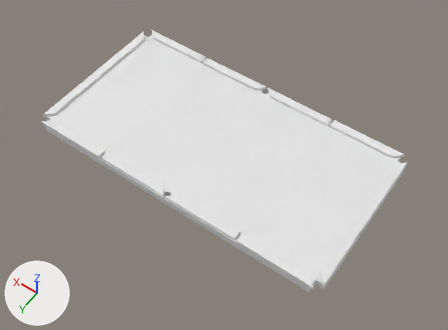
Two versions of the Blender file Assets/Meshes/blender/newTable.blend, one commit apart.
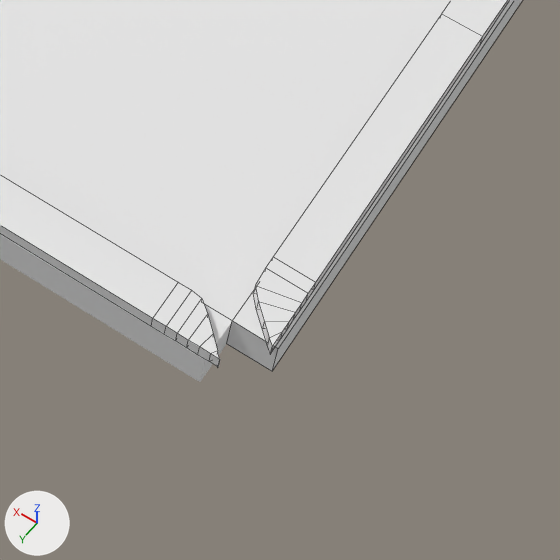
The first picture shows the older version from a 50 mm camera at (-2.7, 3.69, 5.39) aimed at (-0.17, 0.15, -0.18). The close-ups show both versions on the part from 60% to 86% of the width and 64% to 100% of the height of that picture. The lights are fixed; the arrows at lower left show +X, +Y and +Z. The close-ups show mesh edges as thin lines.

The first close-up shows 'BottomCushion', 'Cube.001', 'Cube.002', 'PlayingArea', 'SideCornerCushion'.
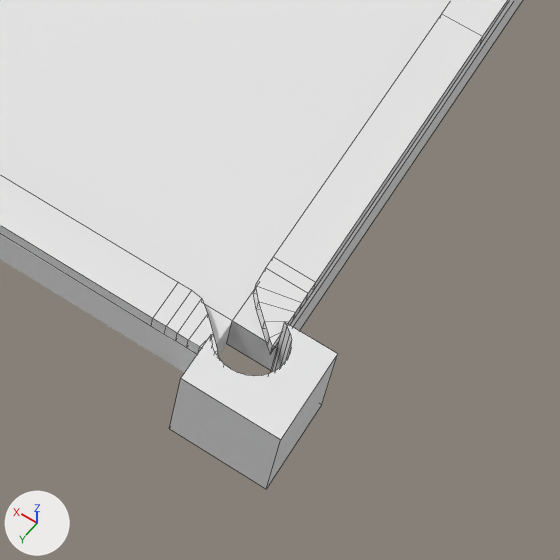
ob_cylinder is not drawn itself; it is used by a modifier of ob_cornerpot.
ob_cylinder_001 is not drawn itself; it is used by a modifier of ob_cornerpot.

Location of each change, (x1, y1, x2, y2) in pixels of the close-ups (560 x 560 px):
'CornerPot', shown, added: after (169, 322, 338, 489)

Diff of the bpy script that builds the scene:
```diff
--- a/Assets/Meshes/blender/newTable.blend.py
+++ b/Assets/Meshes/blender/newTable.blend.py
@@ me_cylinder_002 @@
+me_cylinder_002.from_pydata(...)  # a 32-sided cylinder along z spanning x -1.0..1.0, y -1.0..1.0, z -1.0..1.0
@@ ob_cornerpot @@
 ob_cornerpot.scale = (0.113, 0.113, 0.113)
-ob_cornerpot.hide_set(True)  # its collection is switched off
+_m = ob_cornerpot.modifiers.new('Boolean', 'BOOLEAN')
+_m.object = ob_cylinder
+_m = ob_cornerpot.modifiers.new('Boolean.001', 'BOOLEAN')
+_m.object = ob_cylinder_001
+_m = ob_cornerpot.modifiers.new('Mirror', 'MIRROR')
+_m.use_axis = (True, True, False)
+_m.mirror_object = ob_playingarea
@@ ob_cylinder @@
+ob_cylinder = bpy.data.objects.new('Cylinder', me_cylinder_002)
+ob_cylinder.location = (1.855, 0.961, -0.00878)
+ob_cylinder.scale = (0.0795, 0.0795, 0.22)
+ob_cylinder.hide_set(True)
@@ ob_cylinder_001 @@
+ob_cylinder_001 = bpy.data.objects.new('Cylinder.001', me_cylinder_002.copy())
+ob_cylinder_001.location = (1.782, 0.889, 0.0)
+ob_cylinder_001.scale = (0.0795, 0.0795, 0.22)
+ob_cylinder_001.hide_set(True)
```
